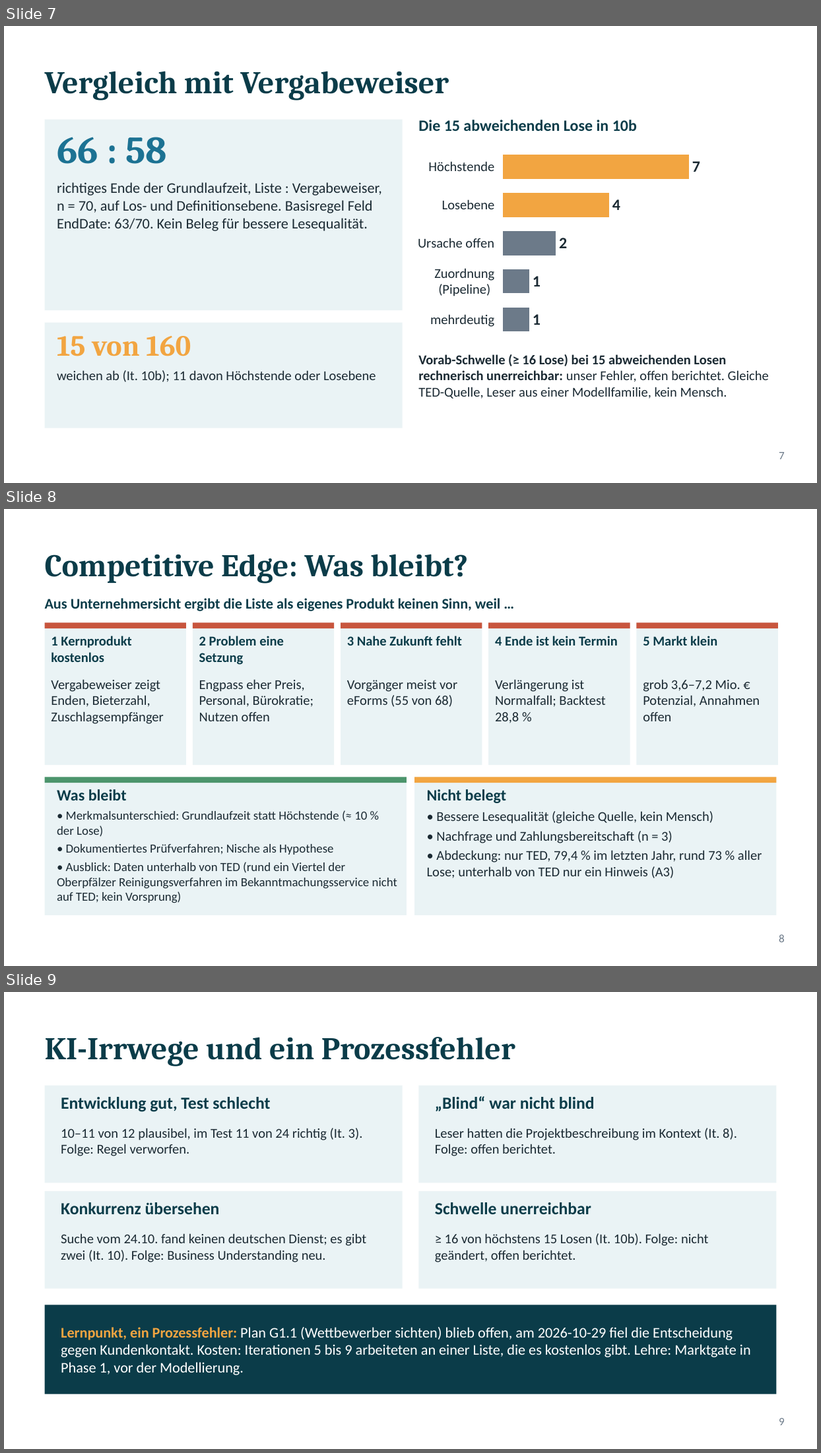
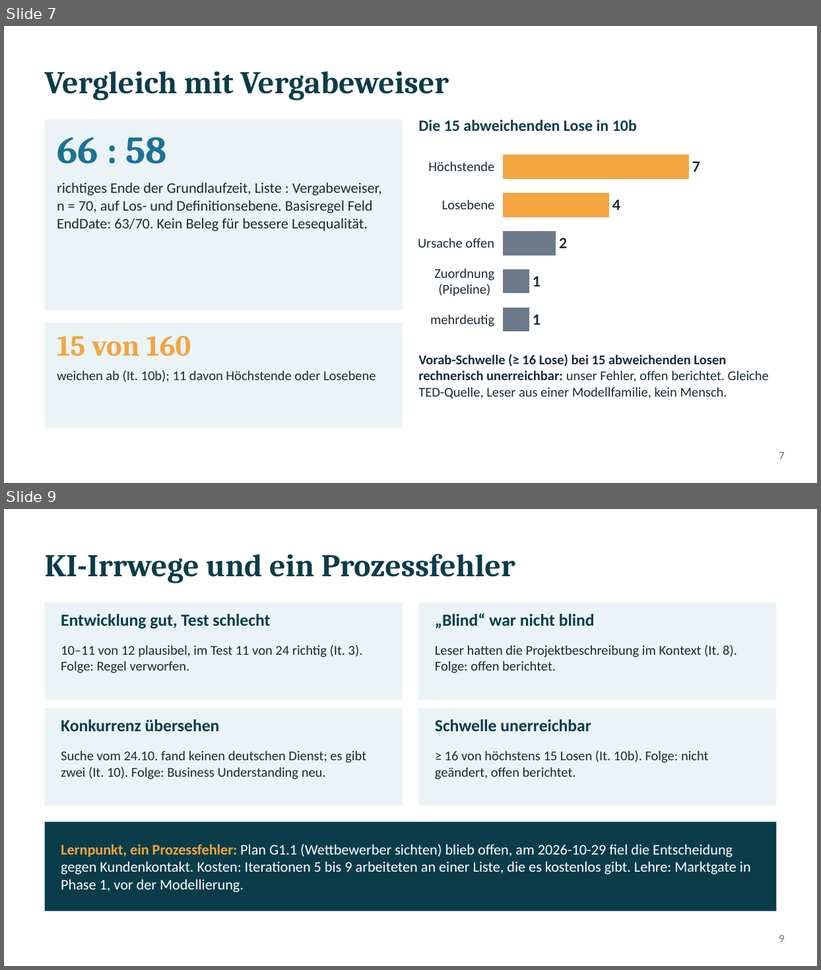
Before and after one commit to ludwigrichthammer9-web/vergabe_radar, a slide deck: docs/vortrag/vortrag_vergabe_radar.pptx. Shown one above the other, each under a label of ours: slides 7, 8 and 9 before the commit, slides 7 and 9 after it; the slides between them are not shown. The pictures are 821x1453 and 821x970 pixels, drawn with LibreOffice and Linux fonts; fonts in the diff are those of the drawing. Boxes give left, top, right and bottom in pixels: in the first picture for what was removed or moved away, otherwise in the second. Text is boxed around its words. In the diff, an @@ line names an element or a change of style, - is before the commit and + after.

```diff
--- a/docs/vortrag/vortrag_vergabe_radar.pptx
+++ b/docs/vortrag/vortrag_vergabe_radar.pptx
@@ slide 8 removed at bbox=[4, 509, 817, 966], background #FFFFFF @@
@@ title removed at bbox=[45, 554, 469, 583] @@
-Competitive Edge: Was bleibt?
@@ text removed at bbox=[45, 598, 500, 611] @@
-Aus Unternehmersicht ergibt die Liste als eigenes Produkt keinen Sinn, weil …
@@ rectangle removed at bbox=[45, 623, 186, 765] @@
@@ rectangle removed at bbox=[45, 623, 186, 628] @@
@@ rectangle removed at bbox=[193, 623, 334, 765] @@
@@ rectangle removed at bbox=[193, 623, 334, 628] @@
@@ rectangle removed at bbox=[341, 623, 482, 765] @@
@@ rectangle removed at bbox=[341, 623, 482, 628] @@
@@ rectangle removed at bbox=[488, 623, 630, 765] @@
@@ rectangle removed at bbox=[488, 623, 630, 628] @@
@@ rectangle removed at bbox=[636, 623, 778, 765] @@
@@ rectangle removed at bbox=[636, 623, 778, 628] @@
@@ text removed at bbox=[51, 636, 131, 662] @@
-1 Kernprodukt kostenlos
@@ text removed at bbox=[199, 636, 284, 665] @@
-2 Problem eine Setzung
@@ text removed at bbox=[347, 636, 462, 646] @@
-3 Nahe Zukunft fehlt
@@ text removed at bbox=[495, 636, 618, 646] @@
-4 Ende ist kein Termin
@@ text removed at bbox=[643, 636, 717, 646] @@
-5 Markt klein
@@ text removed at bbox=[51, 679, 163, 724] @@
-Vergabeweiser zeigt Enden, Bieterzahl, Zuschlagsempfänger
@@ text removed at bbox=[199, 679, 314, 722] @@
-Engpass eher Preis, Personal, Bürokratie; Nutzen offen
@@ text removed at bbox=[347, 680, 457, 707] @@
-Vorgänger meist vor eForms (55 von 68)
@@ text removed at bbox=[495, 679, 605, 723] @@
-Verlängerung ist Normalfall; Backtest 28,8 %
@@ text removed at bbox=[643, 679, 760, 722] @@
-grob 3,6–7,2 Mio. € Potenzial, Annahmen offen
@@ rectangle removed at bbox=[45, 778, 407, 916] @@
@@ rectangle removed at bbox=[45, 778, 407, 783] @@
@@ rectangle removed at bbox=[415, 778, 776, 916] @@
@@ rectangle removed at bbox=[415, 778, 776, 783] @@
@@ text removed at bbox=[57, 789, 397, 903] @@
-Was bleibt
-• Merkmalsunterschied: Grundlaufzeit statt Höchstende (≈ 10 % der Lose)
-• Dokumentiertes Prüfverfahren; Nische als Hypothese
-• Ausblick: Daten unterhalb von TED (rund ein Viertel der Oberpfälzer Reinigungsverfahren im Bekanntmachungsservice nicht auf TED; kein Vorsprung)
@@ text removed at bbox=[427, 789, 762, 879] @@
-Nicht belegt
-• Bessere Lesequalität (gleiche Quelle, kein Mensch)
-• Nachfrage und Zahlungsbereitschaft (n = 3)
-• Abdeckung: nur TED, 79,4 % im letzten Jahr, rund 73 % aller Lose; unterhalb von TED nur ein Hinweis (A3)
@@ text removed at bbox=[779, 935, 785, 943] @@
-8
```
Also in this commit, not shown: 2 slides changed, 1 slide added, 4 other files.
